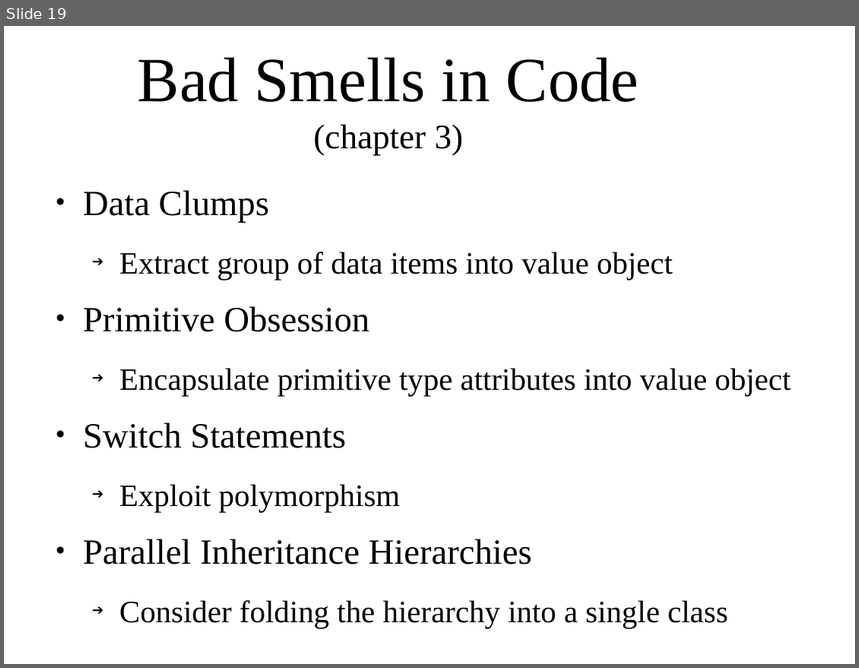
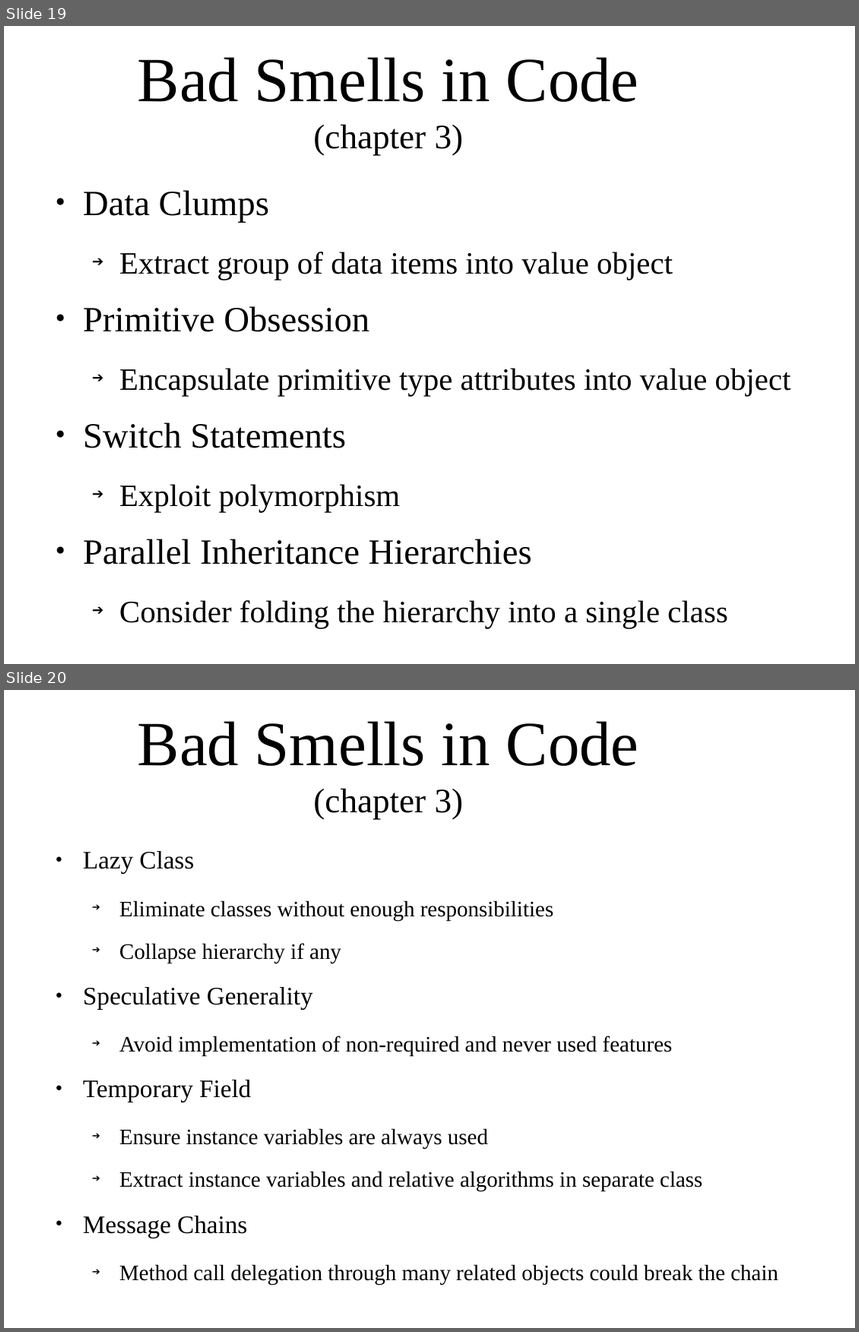
Before and after one commit to sellittf/gmtech_school, a slide deck: presentations/principles_in_refactoring.odp. Shown one above the other, each under a label of ours: slide 19 before the commit, slides 19 and 20 after it. The pictures are 859x668 and 859x1332 pixels, drawn with LibreOffice and Linux fonts; fonts in the diff are those of the drawing; background and template pictures are left out. Boxes give left, top, right and bottom in pixels: in the first picture for what was removed or moved away, otherwise in the second. Text is boxed around its words. In the diff, an @@ line names an element or a change of style, - is before the commit and + after.

Commit message:
more refactoring bad smells

```diff
--- a/presentations/principles_in_refactoring.odp
+++ b/presentations/principles_in_refactoring.odp
@@ slide 20 added at (x1=4, y1=690, x2=855, y2=1328), background picture (left out) @@
@@ title added at (x1=138, y1=721, x2=639, y2=819), 58.7 pt, text #000000 @@
+Bad Smells in Code
+(chapter 3)
@@ text added at (x1=83, y1=851, x2=778, y2=1284), 20.6 pt, text #000000 @@
+● Lazy Class
+  ➔ Eliminate classes without enough responsibilities
+  ➔ Collapse hierarchy if any
+● Speculative Generality
+  ➔ Avoid implementation of non-required and never used features
+● Temporary Field
+  ➔ Ensure instance variables are always used
+  ➔ Extract instance variables and relative algorithms in separate class
+● Message Chains
+  ➔ Method call delegation through many related objects could break the chain
```
Also in this commit, not shown: 15 other files.
